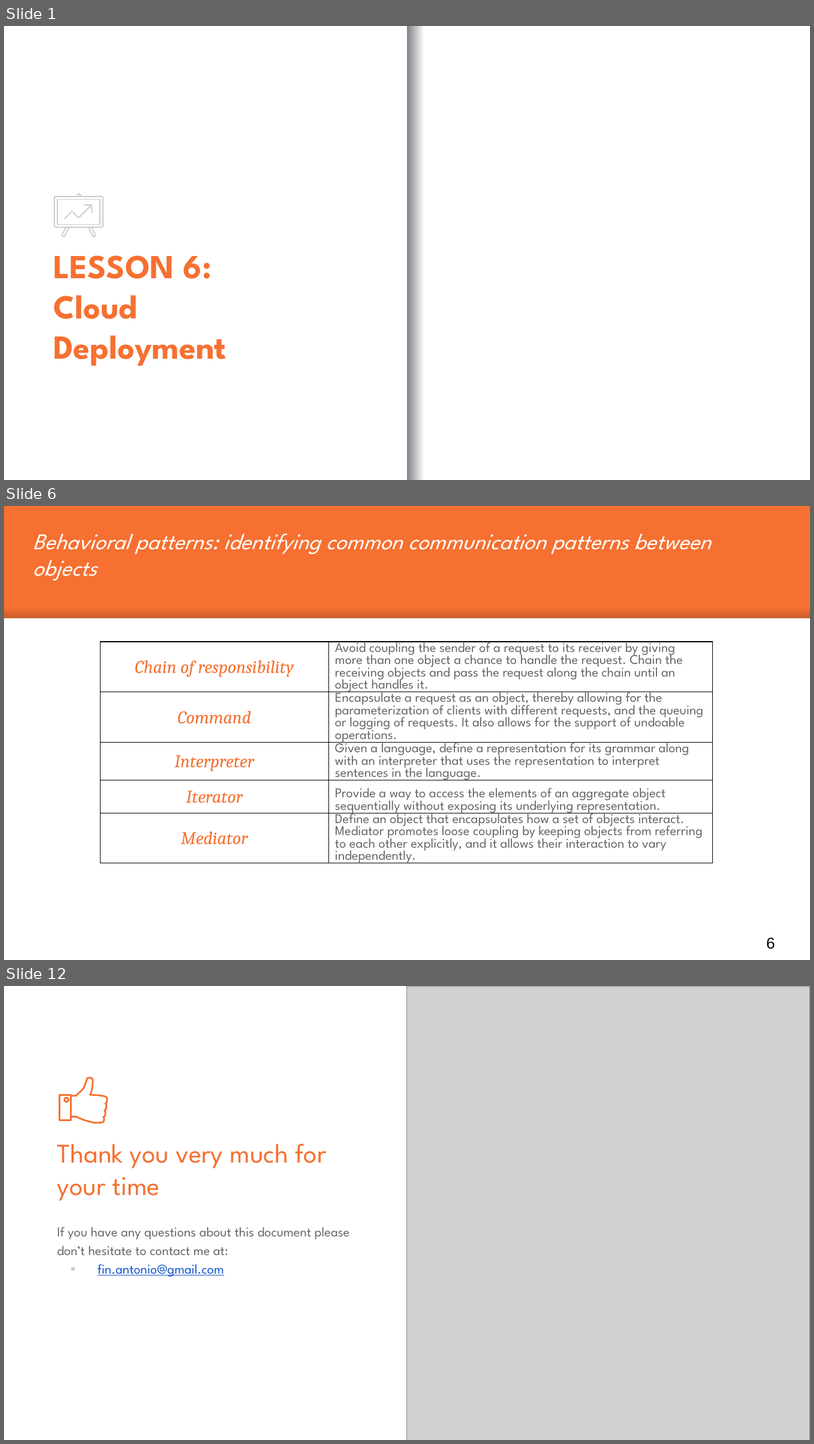
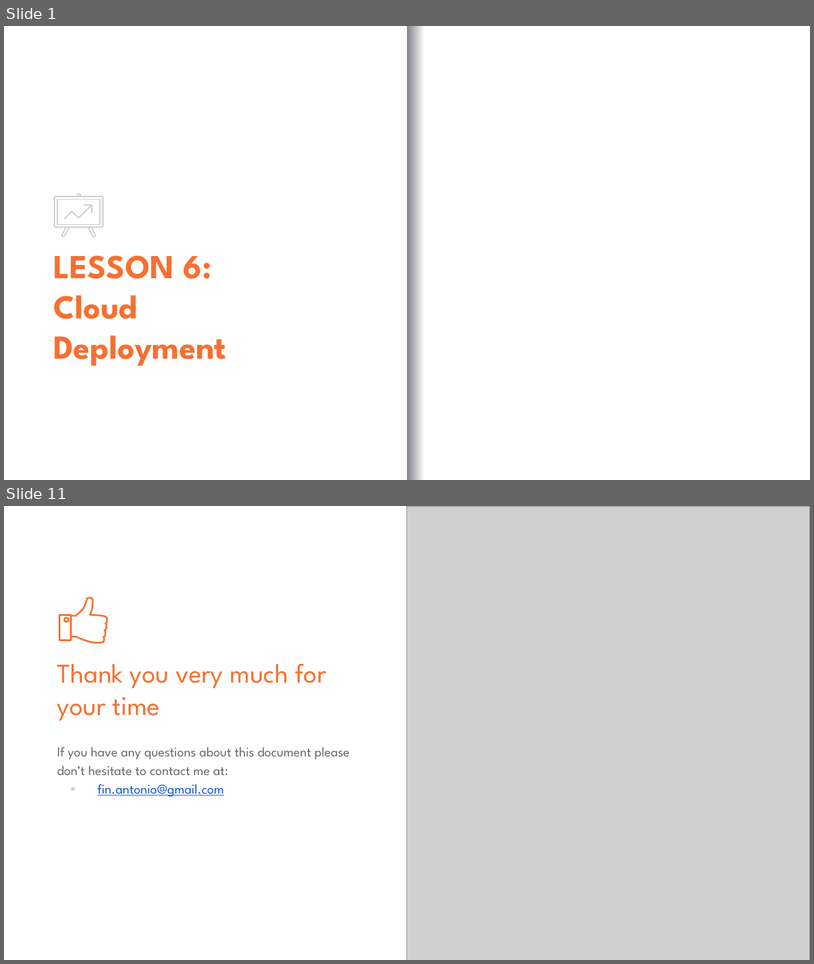
Before and after one commit to antfin/ComputerProgrammingBasic, a slide deck: lessons/Lesson_6.pptx. Shown one above the other, each under a label of ours: slides 1, 6 and 12 before the commit, slides 1 and 11 after it; the slides between them are not shown. The pictures are 814x1444 and 814x964 pixels, drawn with LibreOffice and Linux fonts; fonts in the diff are those of the drawing; grey boxes stand for pictures; background and template pictures are left out. Boxes give left, top, right and bottom in pixels: in the first picture for what was removed or moved away, otherwise in the second. Text is boxed around its words. In the diff, an @@ line names an element or a change of style, - is before the commit and + after.

```diff
--- a/lessons/Lesson_6.pptx
+++ b/lessons/Lesson_6.pptx
@@ slide 6 removed at box(4, 506, 810, 960), background #F67031 @@
@@ text removed at box(33, 534, 711, 580) @@
-Behavioral patterns: identifying common communication patterns between objects
@@ rectangle removed at box(4, 608, 810, 618) @@
@@ rectangle removed at box(4, 618, 810, 959) @@
@@ table removed at box(100, 642, 713, 919), 5 rows, 2 columns @@
-Chain of responsibility | Avoid coupling the sender of a request to its receiver by giving more than one object a chance to handle the request. Chain the receiving objects and pass the request along the chain until an object handles it.
-Command | Encapsulate a request as an object, thereby allowing for the parameterization of clients with different requests, and the queuing or logging of requests. It also allows for the support of undoable operations.
-Interpreter | Given a language, define a representation for its grammar along with an interpreter that uses the representation to interpret sentences in the language.
-Iterator | Provide a way to access the elements of an aggregate object sequentially without exposing its underlying representation.
-Mediator | Define an object that encapsulates how a set of objects interact. Mediator promotes loose coupling by keeping objects from referring to each other explicitly, and it allows their interaction to vary independently.
@@ page number removed at box(767, 937, 776, 949) @@
-6
@@ what was slide 12 is now slide 11 @@
```
Also in this commit, not shown: 2 slides changed, 7 slides added, 7 other slides removed, 4 other files.
